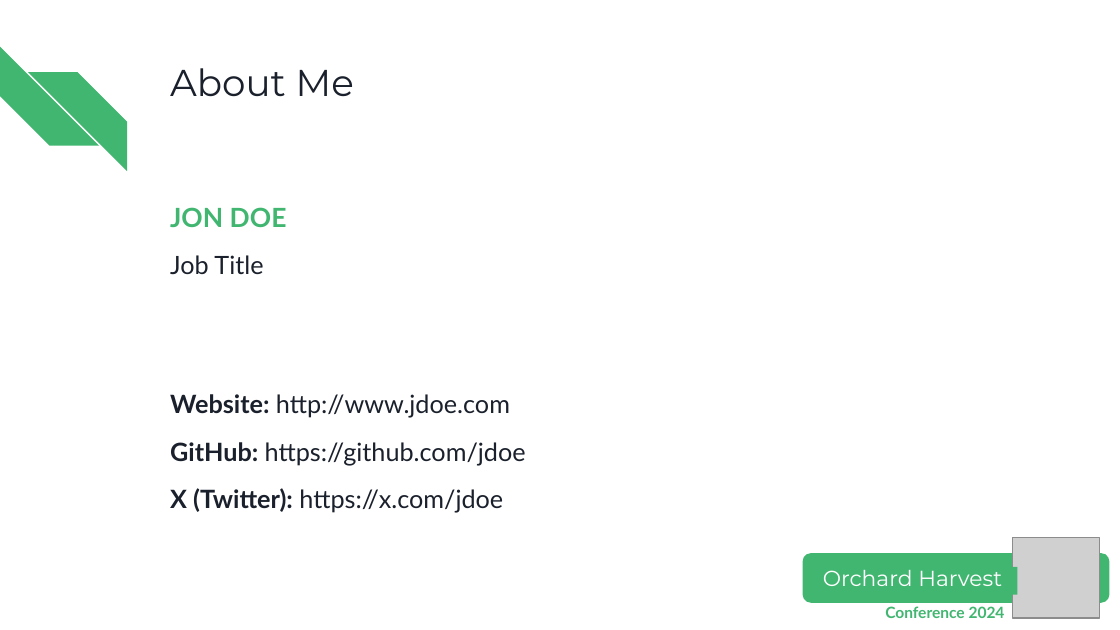
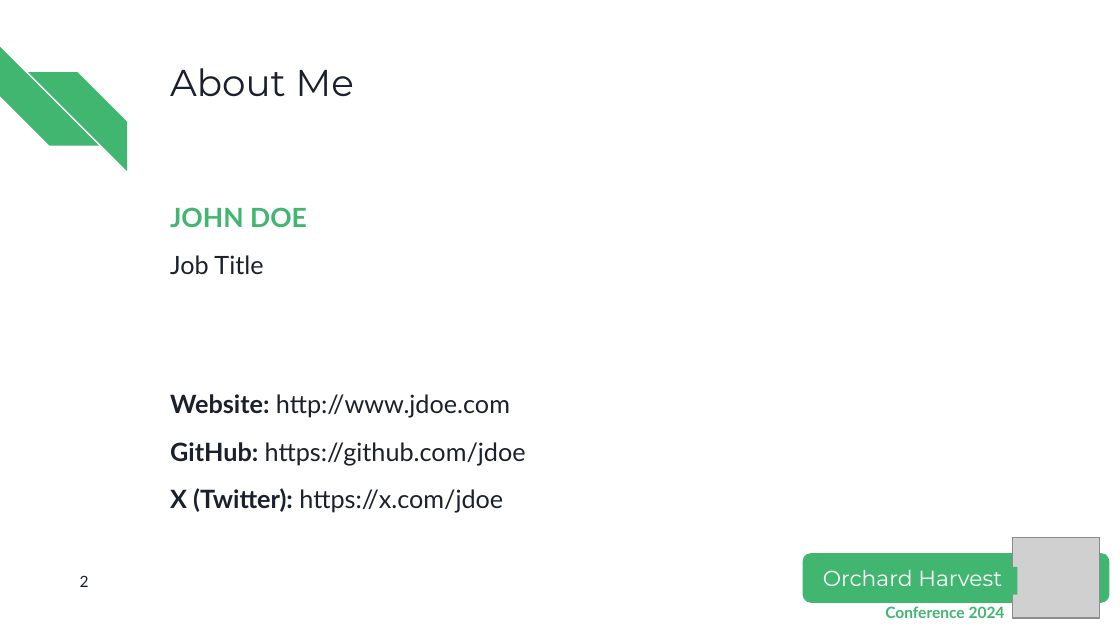
Before and after one commit to OrchardCMS/Orchard-Harvest-Speaker-Toolbox, a slide deck: slide 2 of Orchard Harvest 2024 presentation template.pptx. Drawn at 1120x630 pixels with LibreOffice and Linux fonts; fonts in the diff are those of the drawing; grey boxes stand for pictures. Boxes give left, top, right and bottom in pixels: in the first picture for what was removed or moved away, otherwise in the second. Text is boxed around its words. In the diff, an @@ line names an element or a change of style, - is before the commit and + after.

```diff
--- a/Orchard Harvest 2024 presentation template.pptx
+++ b/Orchard Harvest 2024 presentation template.pptx
@@ text at [170, 207, 307, 227]: text changed @@
-JON DOE
+JOHN DOE
@@ page number added at [80, 575, 89, 587], 10 pt, text #1B212C @@
+2
```
Also in this commit, not shown: 4 other slides changed.
